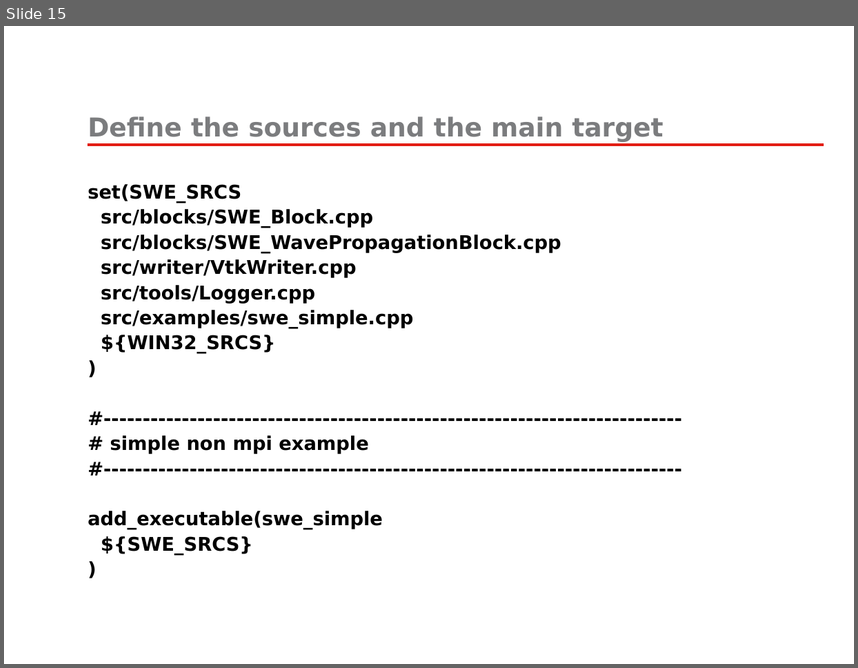
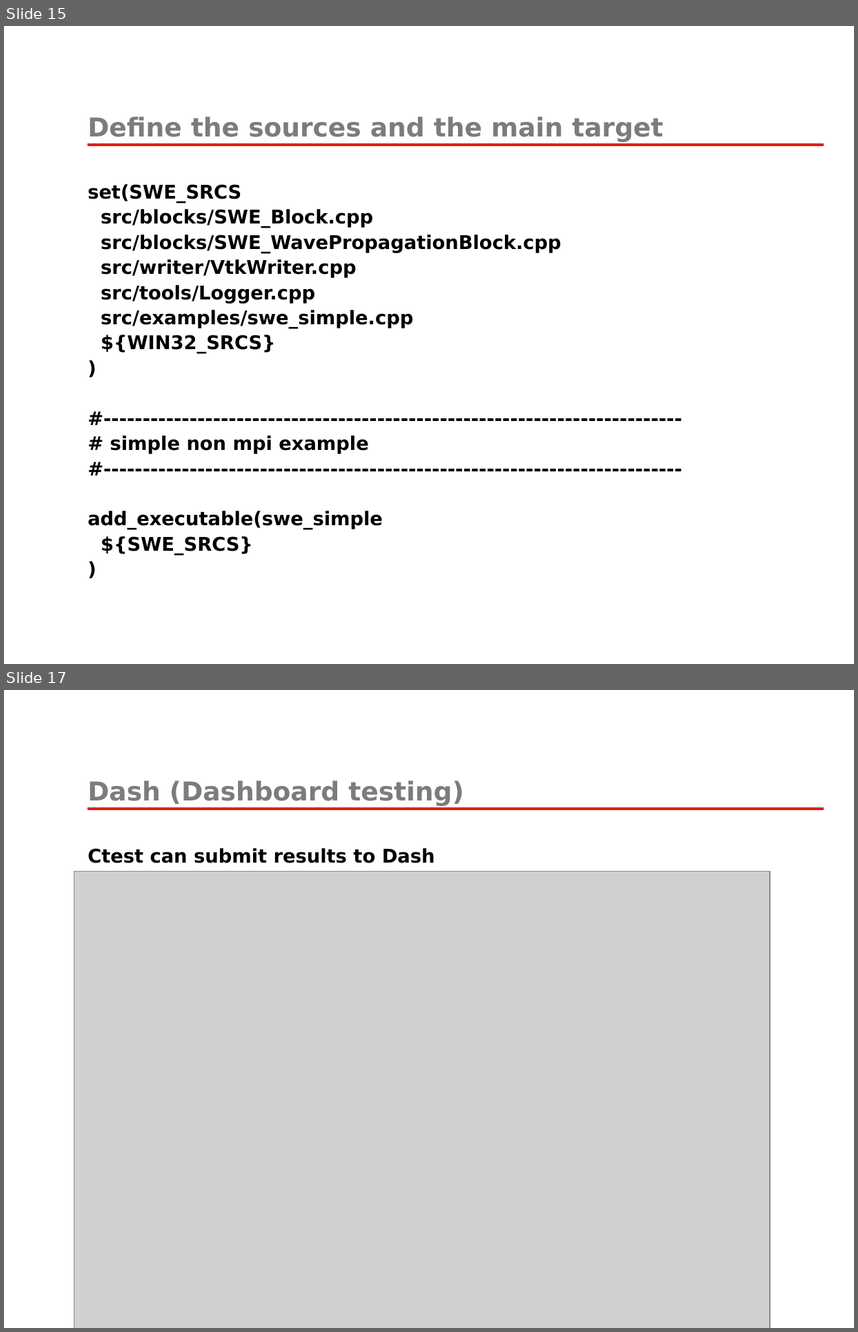
Before and after one commit to fomics/SummerSchool2013, a slide deck: PRESENTATIONS/cmake/2013-07-08-SummerSchool-CMake.pptx. Shown one above the other, each under a label of ours: slide 15 before the commit, slides 15 and 17 after it; the slides between them are not shown. The pictures are 858x668 and 858x1332 pixels, drawn with LibreOffice and Linux fonts; fonts in the diff are those of the drawing; grey boxes stand for pictures; background and template pictures are left out. Boxes give left, top, right and bottom in pixels: in the first picture for what was removed or moved away, otherwise in the second. Text is boxed around its words. In the diff, an @@ line names an element or a change of style, - is before the commit and + after.

```diff
--- a/PRESENTATIONS/cmake/2013-07-08-SummerSchool-CMake.pptx
+++ b/PRESENTATIONS/cmake/2013-07-08-SummerSchool-CMake.pptx
@@ slide 17 added at (x1=4, y1=690, x2=854, y2=1328), background #FFFFFF; not listed: 1 template element that a slide beside it also shows @@
@@ title added at (x1=87, y1=780, x2=464, y2=806), 22 pt, text #7B7C7E, bold @@
+Dash (Dashboard testing)
@@ text added at (x1=87, y1=848, x2=435, y2=863), 16 pt, text #000000, bold @@
+Ctest can submit results to Dash
@@ picture added at (x1=74, y1=871, x2=770, y2=1328) @@
```
Also in this commit, not shown: 4 slides changed, 7 other slides added.
